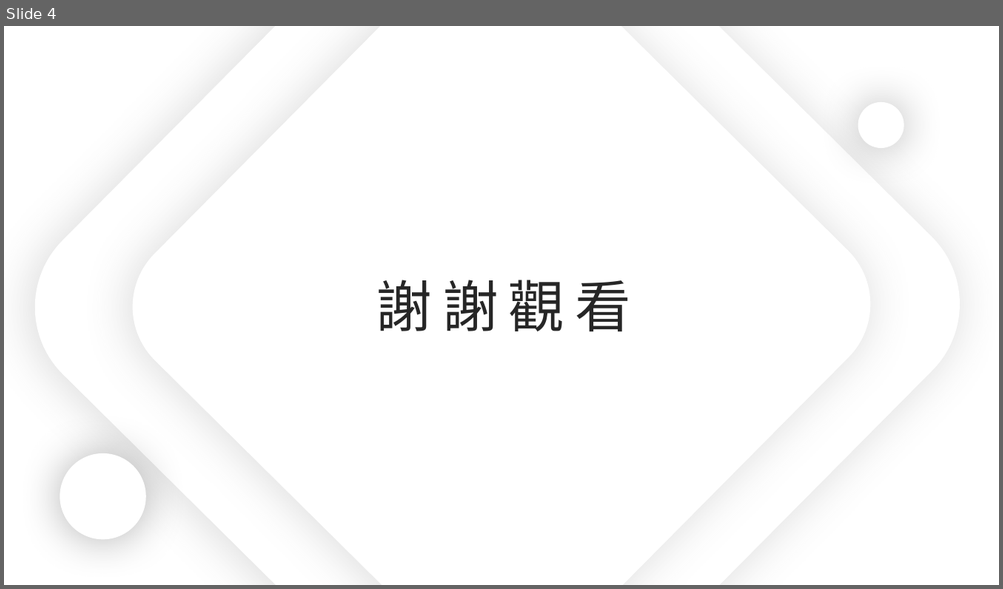
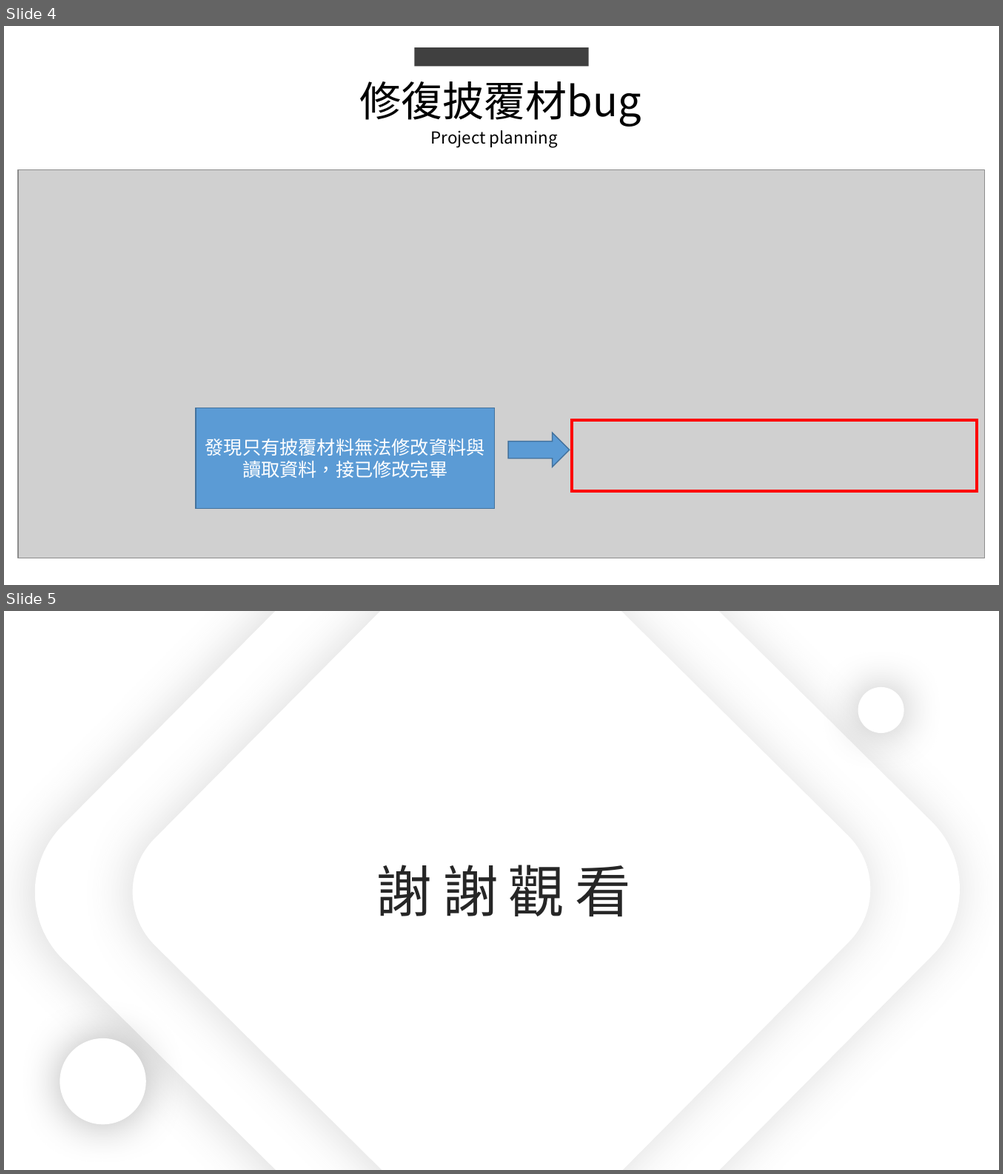
Before and after one commit to king637324/KnowledgeGreenhouseSystem, a slide deck: 工作日報_葉柏漢/2021.10/2021.10.13(加班)_2021.10.14工作日報_葉柏漢.pptx. Shown one above the other, each under a label of ours: slide 4 before the commit, slides 4 and 5 after it. The pictures are 1003x589 and 1003x1174 pixels, drawn with LibreOffice and Linux fonts; fonts in the diff are those of the drawing; grey boxes stand for pictures. Boxes give left, top, right and bottom in pixels: in the first picture for what was removed or moved away, otherwise in the second. Text is boxed around its words. In the diff, an @@ line names an element or a change of style, - is before the commit and + after.

```diff
--- a/工作日報_葉柏漢/2021.10/2021.10.13(加班)_2021.10.14工作日報_葉柏漢.pptx
+++ b/工作日報_葉柏漢/2021.10/2021.10.13(加班)_2021.10.14工作日報_葉柏漢.pptx
@@ slide 4 added at <box>4,26,999,585</box>, background #FFFFFF @@
@@ rectangle added at <box>415,47,588,66</box>, fill #404040 @@
@@ text added at <box>360,82,641,127</box>, 40 pt, text #000000 @@
+修復披覆材bug
@@ text added at <box>431,130,558,147</box>, 16 pt, text #000000 @@
+Project planning
@@ picture added at <box>18,170,985,559</box> @@
@@ rectangle added at <box>196,408,494,509</box>, fill #5B9BD5, outline #43739E 1 pt, 18 pt, text #FFFFFF @@
+發現只有披覆材料無法修改資料與讀取資料，接已修改完畢
@@ rectangle added at <box>572,420,977,491</box>, outline #FF0000 3 pt @@
@@ right arrow added at <box>509,434,569,468</box>, fill #5B9BD5, outline #43739E 1 pt @@
@@ what was slide 4 is now slide 5 @@
```
Also in this commit, not shown: 1 slide changed, 2 other files.
